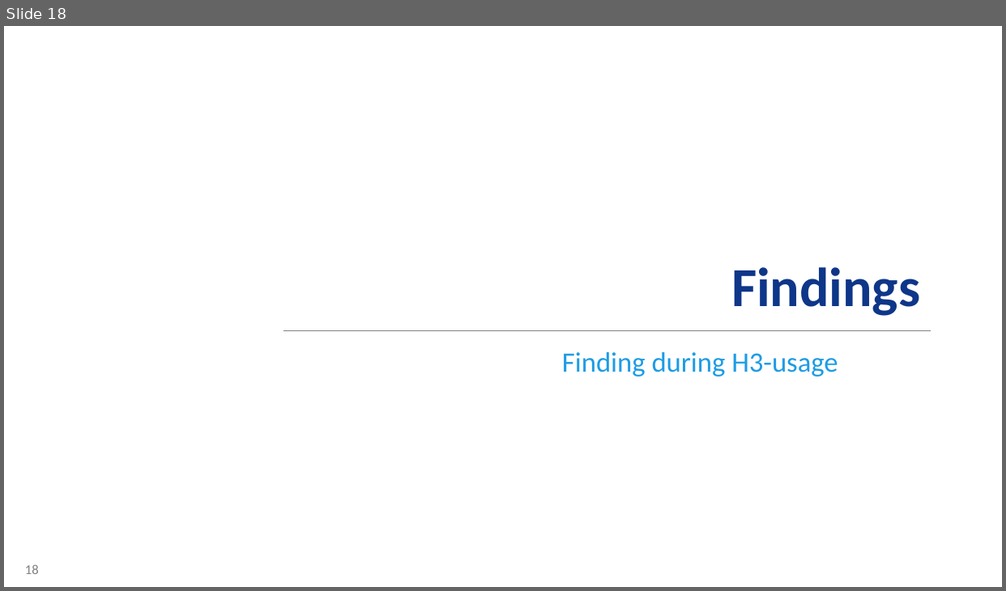
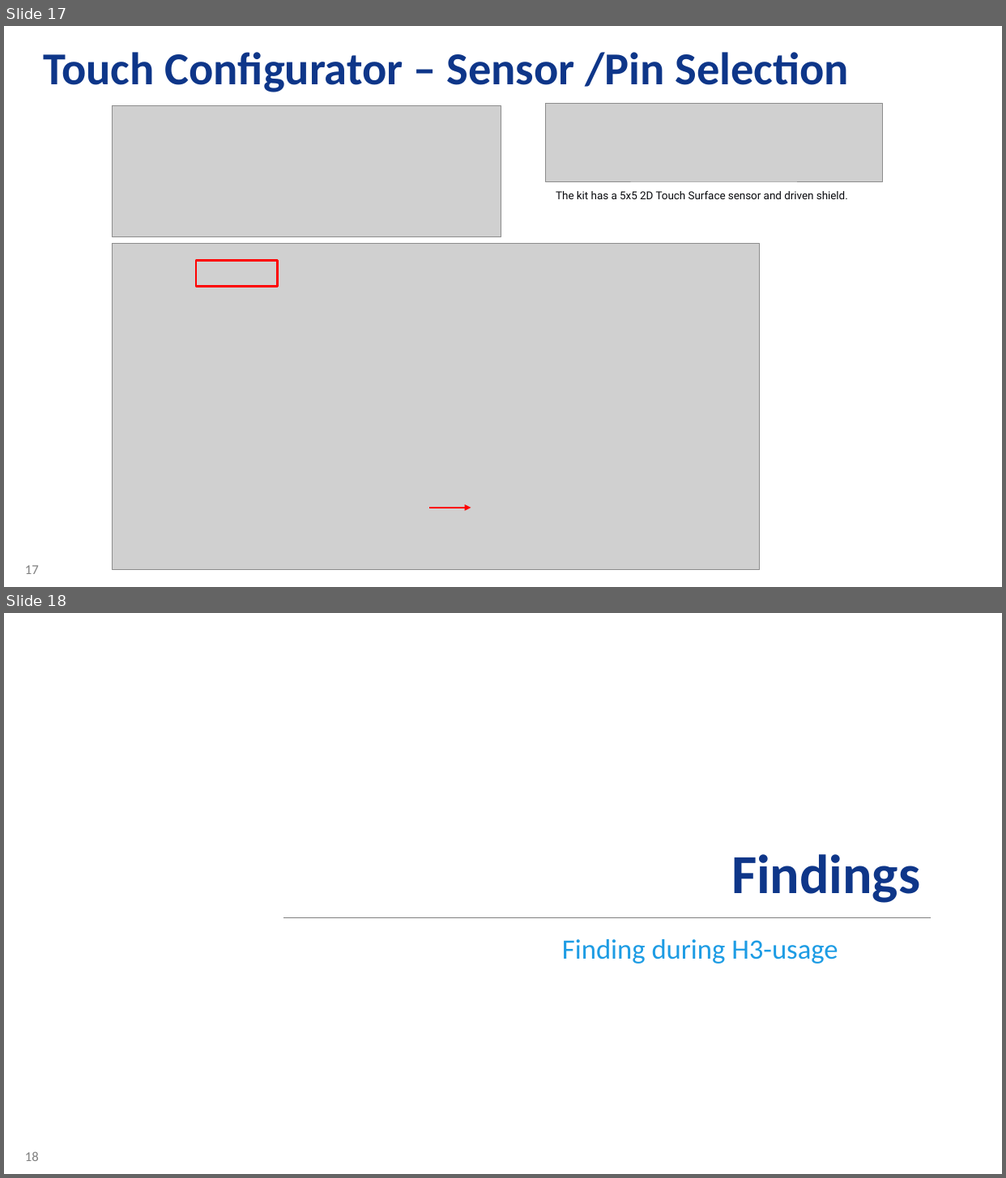
Before and after one commit to stefanluethin-microchip/h3_touch_samc21, a slide deck: H3drvHome_RZ-SL_C21_touch.pptx. Shown one above the other, each under a label of ours: slide 18 before the commit, slides 17 and 18 after it. The pictures are 1006x591 and 1006x1178 pixels, drawn with LibreOffice and Linux fonts; fonts in the diff are those of the drawing; grey boxes stand for pictures; background and template pictures are left out. Boxes give left, top, right and bottom in pixels: in the first picture for what was removed or moved away, otherwise in the second. Text is boxed around its words. In the diff, an @@ line names an element or a change of style, - is before the commit and + after.

```diff
--- a/H3drvHome_RZ-SL_C21_touch.pptx
+++ b/H3drvHome_RZ-SL_C21_touch.pptx
@@ slide 17 added at <box>4,26,1002,587</box>, background #FFFFFF; not listed: 1 template element that a slide beside it also shows @@
@@ title added at <box>43,52,850,92</box>, 44 pt, text #0E3689, bold @@
+Touch Configurator – Sensor /Pin Selection
@@ picture added at <box>112,105,501,237</box> @@
@@ picture added at <box>545,104,882,182</box> @@
@@ text added at <box>556,190,848,199</box>, 10.5 pt, text #0A0B0F @@
+The kit has a 5x5 2D Touch Surface sensor and driven shield.
@@ picture added at <box>112,244,760,570</box> @@
@@ rectangle added at <box>197,261,278,287</box>, outline #FF0000 2 pt @@
@@ arrow added from (429, 508) to (471, 508), #FF0000 2 pt @@
```
Also in this commit, not shown: 16 slides changed, 2 other slides added, 2 slides removed.
